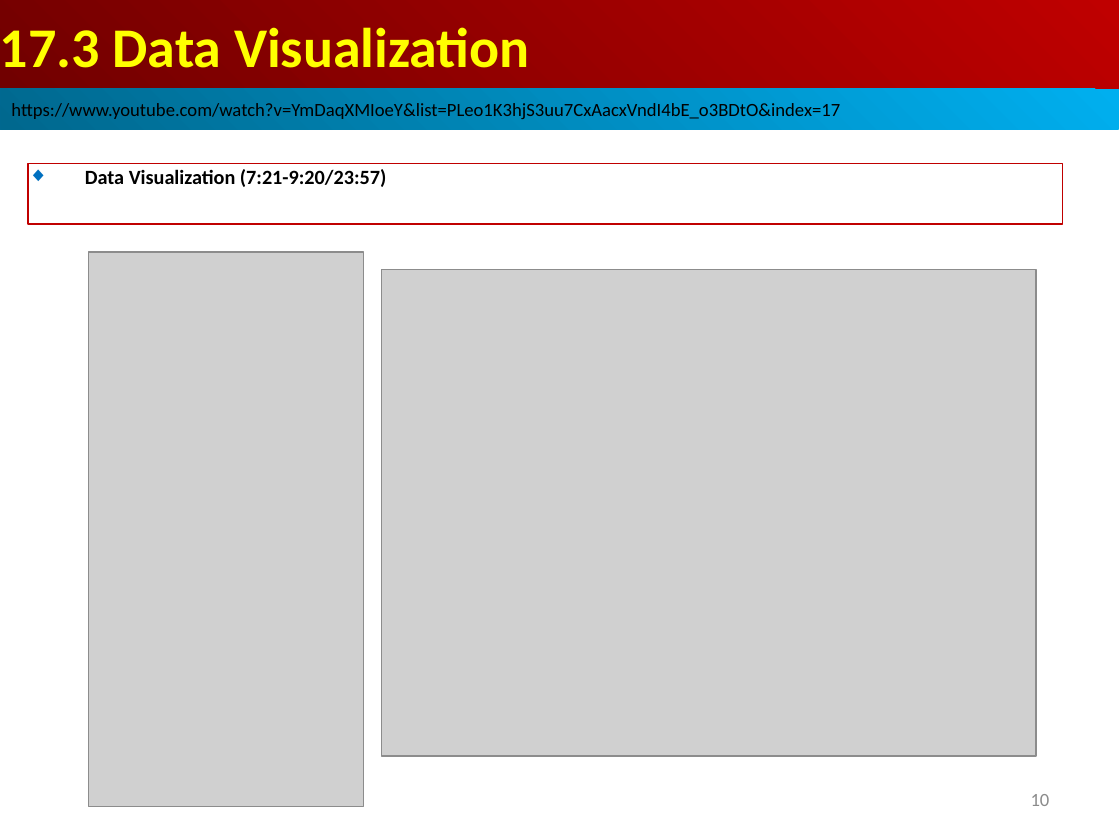
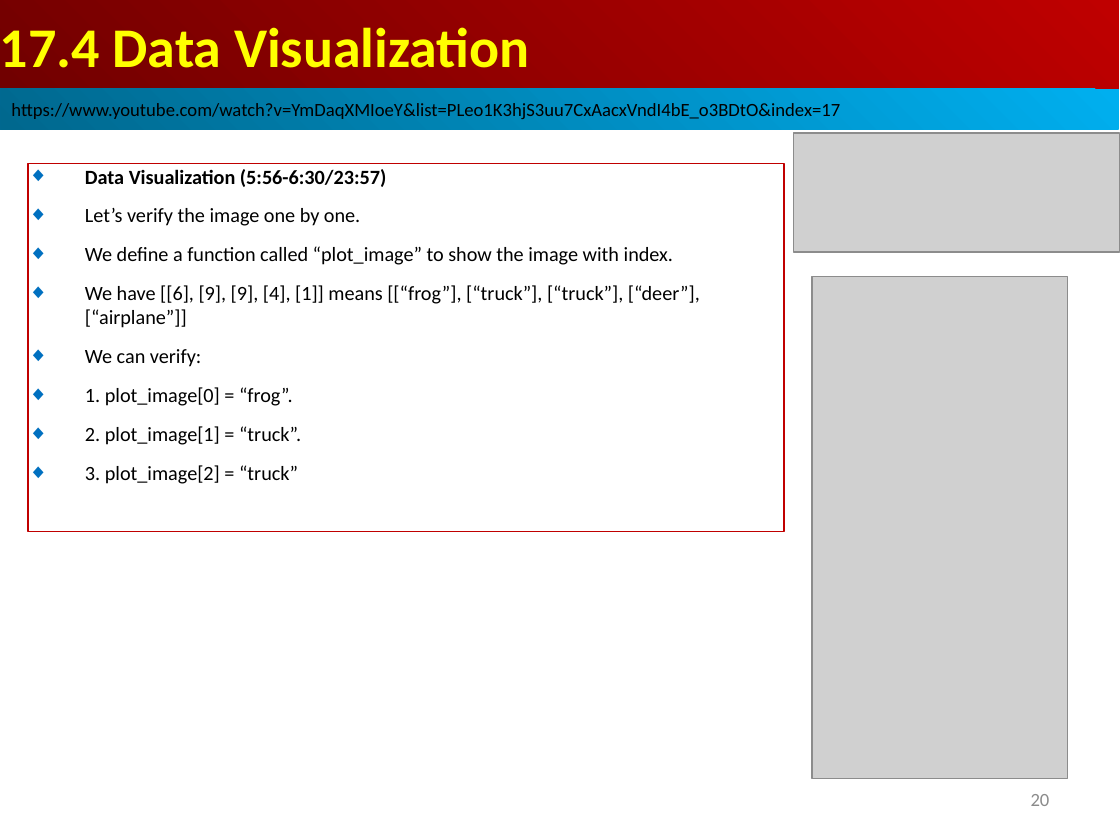
Before and after one commit to peterhchen/AIU_CS512_DL, a slide deck: slide 20 of 000_Lecture_Project/week07/01_Lecture/17_BM.ppt (slide 10 before the commit). Drawn at 1120x840 pixels with LibreOffice and Linux fonts; fonts in the diff are those of the drawing; grey boxes stand for pictures. Boxes give left, top, right and bottom in pixels: in the first picture for what was removed or moved away, otherwise in the second. Text is boxed around its words. In the diff, an @@ line names an element or a change of style, - is before the commit and + after.

```diff
--- a/000_Lecture_Project/week07/01_Lecture/17_BM.ppt
+++ b/000_Lecture_Project/week07/01_Lecture/17_BM.ppt
@@ text in rectangle at <box>0,27,530,68</box>: text changed @@
-17.3 Data Visualization
+17.4 Data Visualization
@@ picture: place and size @@
-picture at <box>88,252,364,806</box>
+picture at <box>793,133,1120,252</box>
@@ rectangle removed at <box>28,164,1063,224</box> @@
-◆ Data Visualization (7:21-9:20/23:57)
@@ rectangle added at <box>28,164,784,532</box>, outline #C00000 0.74 pt, 13 pt, text #000000 @@
+◆ Data Visualization (5:56-6:30/23:57)
+◆ Let’s verify the image one by one.
+◆ We define a function called “plot_image” to show the image with index.
+◆ We have [[6], [9], [9], [4], [1]] means [[“frog”], [“truck”], [“truck”], [“deer”], [“airplane”]]
+◆ We can verify:
+◆ 1. plot_image[0] = “frog”.
+◆ 2. plot_image[1] = “truck”.
+◆ 3. plot_image[2] = “truck”
@@ picture: place and size @@
-picture at <box>382,270,1036,756</box>
+picture at <box>812,277,1067,778</box>
@@ page number at <box>1031,794,1050,806</box>: text changed @@
-10
+20
```
Also in this commit, not shown: 24 other slides changed, 15 slides added.
